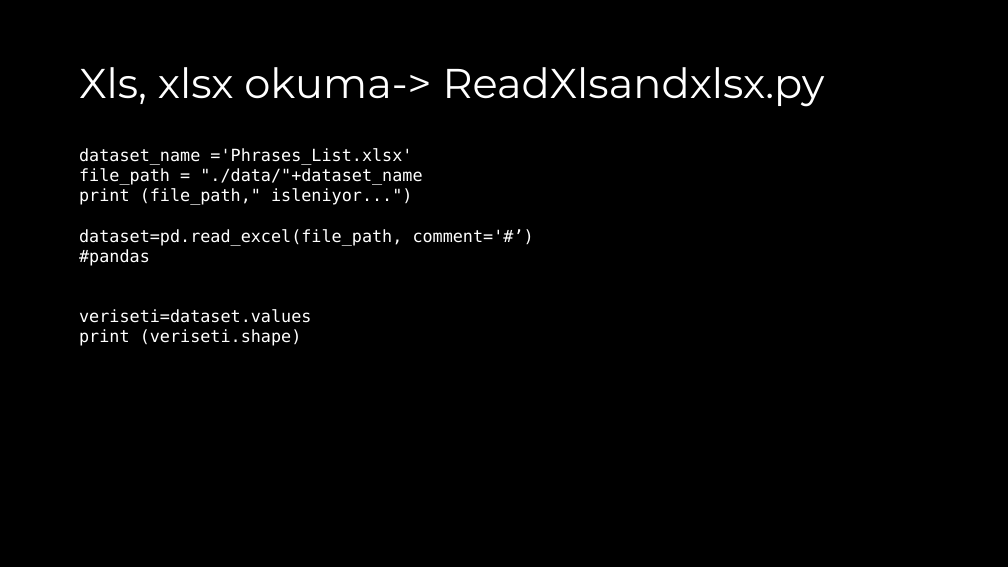
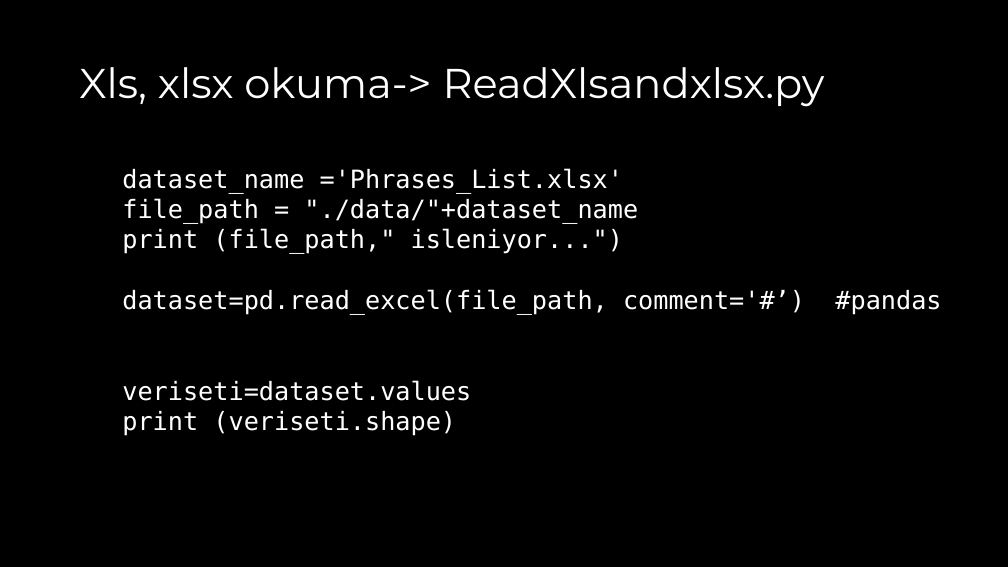
Before and after one commit to akaraci/Makine-Ogrenmesi, a slide deck: slide 18 of Sunular/MÖT-Hafta-1-Python.pptx. Drawn at 1008x567 pixels with LibreOffice and Linux fonts; fonts in the diff are those of the drawing. Boxes give left, top, right and bottom in pixels: in the first picture for what was removed or moved away, otherwise in the second. Text is boxed around its words. In the diff, an @@ line names an element or a change of style, - is before the commit and + after.

```diff
--- a/Sunular/MÖT-Hafta-1-Python.pptx
+++ b/Sunular/MÖT-Hafta-1-Python.pptx
@@ text "dataset_name ='Phrases_List.xlsx'": place and size @@
-text "dataset_name ='Phrases_List.xlsx'" at [79,148,534,346]
+text "dataset_name ='Phrases_List.xlsx'" at [122,168,805,436]
@@ text "dataset_name ='Phrases_List.xlsx'" at [122,168,805,436]: size 12 to 18 pt @@
```
Also in this commit, not shown: 4 other slides changed, 1 slide added.
